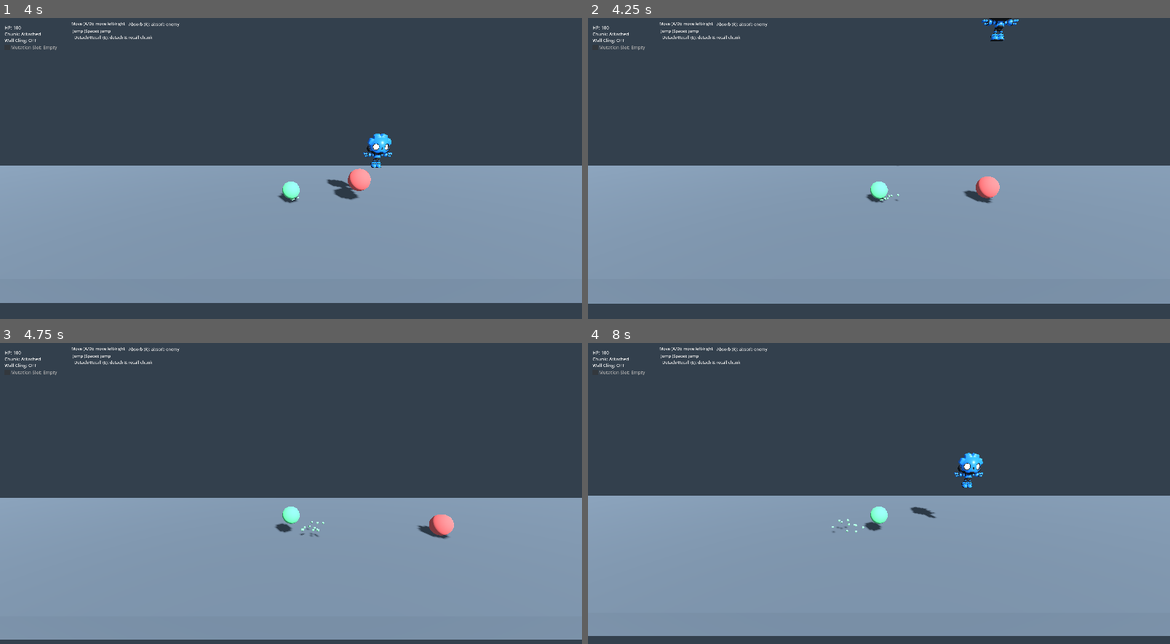
Above: before the commit, frames 1-4 (two rows, left to right).
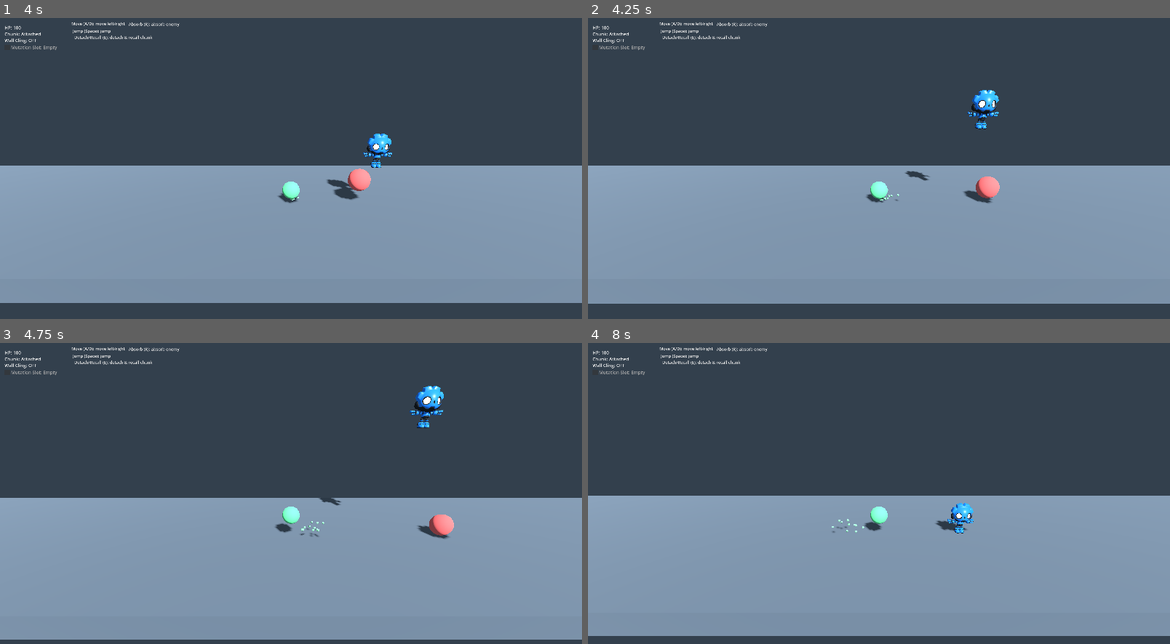
Above: after the commit, the same moments.

Repository: laazer/blobert
Game: Godot game, scene res://scenes/test_movement_3d.tscn
Same seed, same stepped clock (60 frames per second), same inputs: the game is played once before the commit and once after it.
Inputs (mouse positions are in pixels of both pictures, inside the frame that each line leads up to):
- Up to frame 1 (4 s): move the mouse to (419, 180) at 0.52 s; hold D (move_right) 0.53-1.28 s; tap E (detach) at 0.6, 2.3, 3.6 s; tap Space (jump) at 0.77, 1.07, 1.52, 1.55, 1.82, 3.02, 3.32 s; tap F (infect) at 0.8, 1.35, 3.05 s; move the mouse to (174, 216) at 1.27 s; hold A (move_left) 1.28-2.03 s; move the mouse to (349, 120) at 2.02 s; hold Space (jump) 2.03-2.78 s; hold D (move_right) 2.03-3.53 s; move the mouse to (261, 273) at 2.77 s; tap R (absorb) at 2.85 s; move the mouse to (465, 255) at 3.52 s; hold A (move_left) from 3.53 s (still down); hold Space (jump) from 3.53 s (still down)
- Up to frame 2 (4.25 s): keep holding A (move_left); keep holding Space (jump)
- Up to frame 3 (4.75 s): keep holding A (move_left); move the mouse to (116, 469) at 4.27 s; release Space (jump) at 4.28 s; tap F (infect) at 4.35 s; tap Space (jump) at 4.52 s; tap E (detach) at 4.55 s
- Up to frame 4 (8 s): tap Space (jump) at 4.82, 6.02, 6.05, 6.32, 7.52, 7.82 s; move the mouse to (908, 523) at 5.02 s; tap E (detach) at 5.1, 6.8 s; tap F (infect) at 5.3, 5.85, 7.55 s; move the mouse to (791, 433) at 5.77 s; release A (move_left) at 5.78 s; hold D (move_right) from 5.78 s (still down); move the mouse to (1007, 505) at 6.52 s; hold Space (jump) 6.53-7.28 s; move the mouse to (762, 541) at 7.27 s; tap R (absorb) at 7.35 s

Frame 1 is identical in both runs. In frame 2, 0.6% of the frame differs, in the area x 54-74%, y 0-55%; in frame 3, 0.5%; in frame 4, 0.8%, in the area x 55-68%, y 36-64%.
Error before the commit: Parse Error: Class "Logging" hides an autoload singleton. (res://scripts/logging.gd:6)

Commit message:
Fix logging autoload and increase test coverage
- Make stack trace parsing safer in logging.gd by checking for 'file' and 'line' keys
- Update test_logging.gd to load logging script directly instead of relying on autoload in tests
- Rename trace function to be distinct from built-in log() function
- Add 5 new tests to verify each logging function can be called without errors
- Update enemy_infection_3d.gd to use Logging.trace()
- Test logging suite now has 10 passing tests (5 existence checks, 5 execution tests)

Diff:
--- a/scripts/enemy_infection_3d.gd
+++ b/scripts/enemy_infection_3d.gd
@@ -52,7 +52,7 @@
 	move_and_slide()
 	if is_on_floor():
 		if velocity.y != 0.0:
-			Logging.log("enemy landed, clearing velocity from " + str(velocity.y))
+			Logging.trace("enemy landed, clearing velocity from " + str(velocity.y))
 		velocity.y = 0.0
 	else:
 		Logging.debug("enemy falling, velocity " + str(velocity.y))
--- a/scripts/logging.gd
+++ b/scripts/logging.gd
@@ -1,27 +1,34 @@
 # logging.gd
 #
 # Common logging utility for consistent output with caller context.
-# Use Logging.log(message) instead of print() for traceable logs.
+# Use Logging.trace(message) instead of print() for traceable logs.
 
-class_name Logging
+extends Node
 
-static func log(message: String) -> void:
+var _dummy = 0  # Ensure the script can be instantiated for autoload
+
+static func trace(message: String) -> void:
 	var stack = get_stack()
 	if stack.size() > 1:
 		var caller = stack[1]
-		var file_name = caller.file.get_file()  # Get just the filename
-		print("[%s:%d] %s" % [file_name, caller.line, message])
+		var file_name = "unknown"
+		var line = -1
+		if caller.has("file") and caller.file is String:
+			file_name = caller.file.get_file()
+		if caller.has("line"):
+			line = caller.line
+		print("[%s:%d] %s" % [file_name, line, message])
 	else:
 		print("[unknown] %s" % message)
 
 static func debug(message: String) -> void:
-	log("DEBUG: " + message)
+	trace("DEBUG: " + message)
 
 static func info(message: String) -> void:
-	log("INFO: " + message)
+	trace("INFO: " + message)
 
 static func warn(message: String) -> void:
-	log("WARN: " + message)
+	trace("WARN: " + message)
 
 static func error(message: String) -> void:
-	log("ERROR: " + message)
+	trace("ERROR: " + message)
--- a/tests/test_logging.gd
+++ b/tests/test_logging.gd
@@ -8,6 +8,7 @@
 
 var _pass_count: int = 0
 var _fail_count: int = 0
+var _logging_class = load("res://scripts/logging.gd")
 
 func _pass(test_name: String) -> void:
 	_pass_count += 1
@@ -23,32 +24,59 @@
 	else:
 		_fail(test_name, "expected true, got false")
 
-func test_logging_log_function_exists() -> void:
-	_assert_true(Logging.has_method("log"), "logging_log_function_exists")
+func test_logging_trace_function_exists() -> void:
+	_assert_true(_logging_class.has_method("trace"), "logging_trace_function_exists")
 
 func test_logging_debug_function_exists() -> void:
-	_assert_true(Logging.has_method("debug"), "logging_debug_function_exists")
+	_assert_true(_logging_class.has_method("debug"), "logging_debug_function_exists")
 
 func test_logging_info_function_exists() -> void:
-	_assert_true(Logging.has_method("info"), "logging_info_function_exists")
+	_assert_true(_logging_class.has_method("info"), "logging_info_function_exists")
 
 func test_logging_warn_function_exists() -> void:
-	_assert_true(Logging.has_method("warn"), "logging_warn_function_exists")
+	_assert_true(_logging_class.has_method("warn"), "logging_warn_function_exists")
 
 func test_logging_error_function_exists() -> void:
-	_assert_true(Logging.has_method("error"), "logging_error_function_exists")
+	_assert_true(_logging_class.has_method("error"), "logging_error_function_exists")
+
+func test_logging_trace_can_be_called() -> void:
+	# Test that calling trace doesn't crash
+	_logging_class.trace("test trace message")
+	_pass("logging_trace_can_be_called")
+
+func test_logging_debug_can_be_called() -> void:
+	_logging_class.debug("test debug message")
+	_pass("logging_debug_can_be_called")
+
+func test_logging_info_can_be_called() -> void:
+	_logging_class.info("test info message")
+	_pass("logging_info_can_be_called")
+
+func test_logging_warn_can_be_called() -> void:
+	_logging_class.warn("test warn message")
+	_pass("logging_warn_can_be_called")
+
+func test_logging_error_can_be_called() -> void:
+	_logging_class.error("test error message")
+	_pass("logging_error_can_be_called")
 
 func run_all() -> int:
 	print("--- test_logging.gd ---")
 	_pass_count = 0
 	_fail_count = 0
 
-	test_logging_log_function_exists()
+	test_logging_trace_function_exists()
 	test_logging_debug_function_exists()
 	test_logging_info_function_exists()
 	test_logging_warn_function_exists()
 	test_logging_error_function_exists()
 
+	test_logging_trace_can_be_called()
+	test_logging_debug_can_be_called()
+	test_logging_info_can_be_called()
+	test_logging_warn_can_be_called()
+	test_logging_error_can_be_called()
+
 	print("")
 	print("  Results: " + str(_pass_count) + " passed, " + str(_fail_count) + " failed")
 	return _fail_count
Not shown, added: tests/test_base_physics_entity_3d.gd.uid
Not shown, added: tests/test_logging.gd.uid
